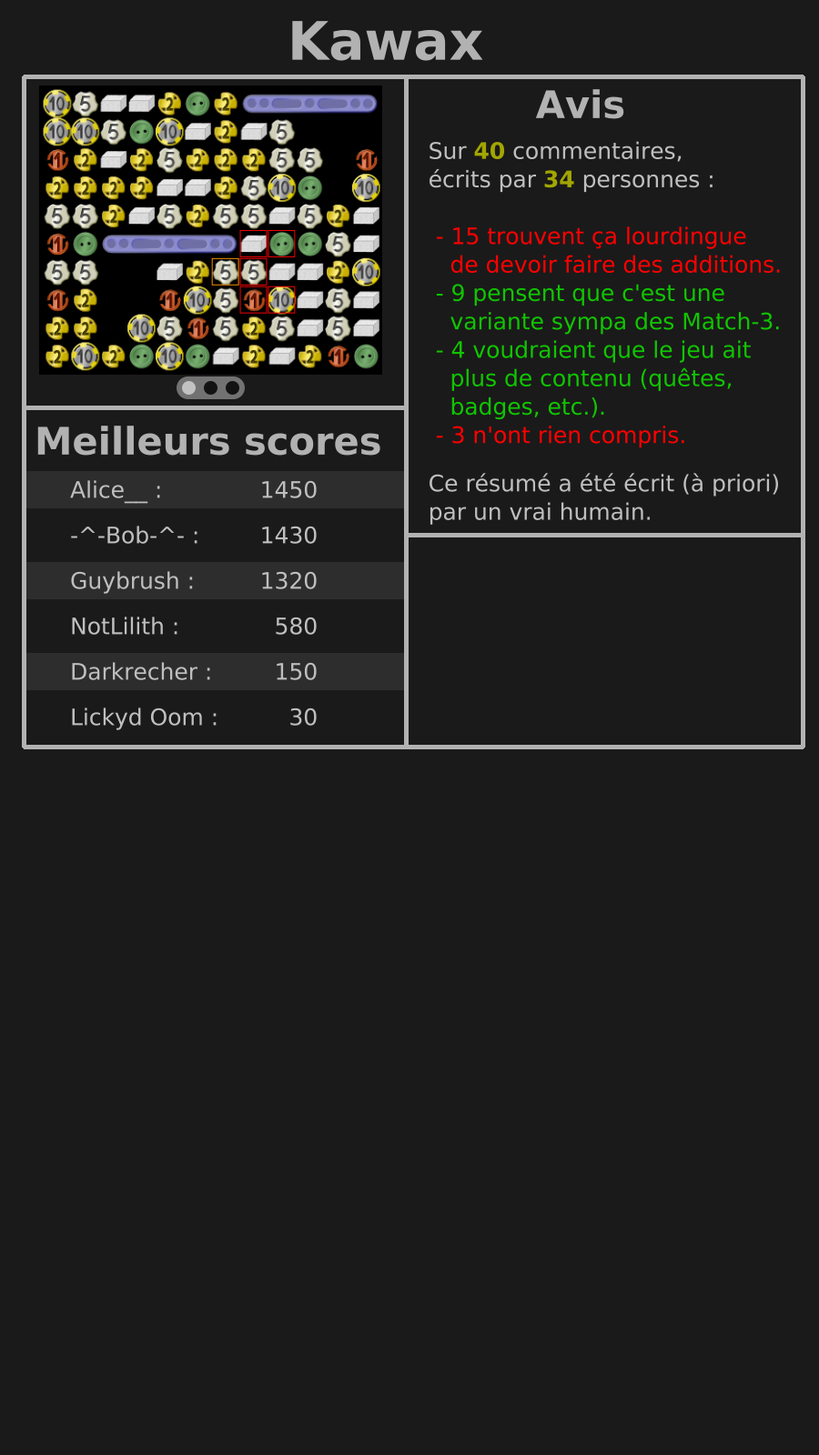
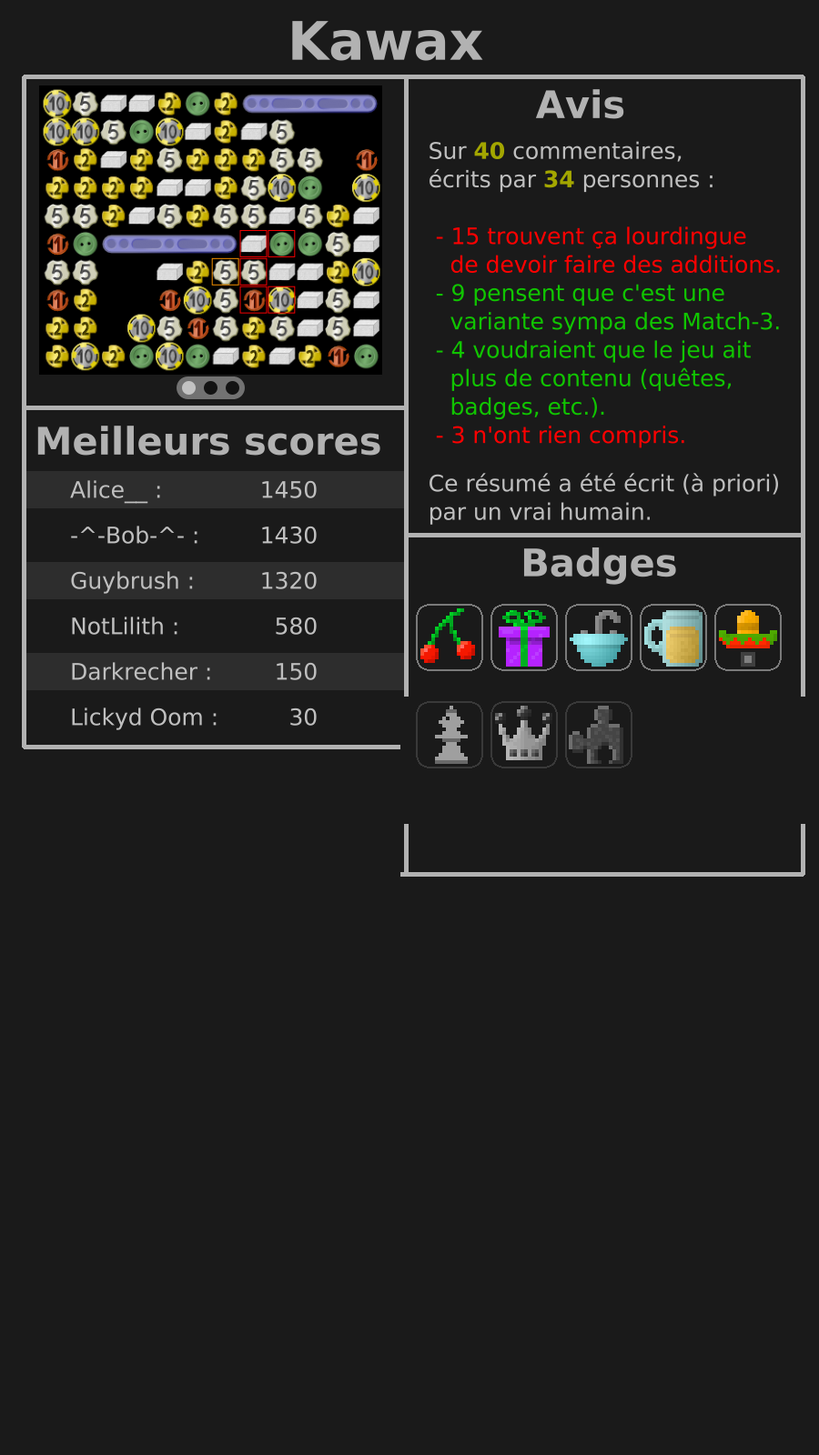
Layered file, before and after one edit (w=819, h=1455). Changes by layer:
painted on "Screenshot 2" over [400, 546, 805, 874]
painted on "Screenshot 1" over [400, 546, 805, 877]
painted on "Background" over [400, 546, 805, 877]
